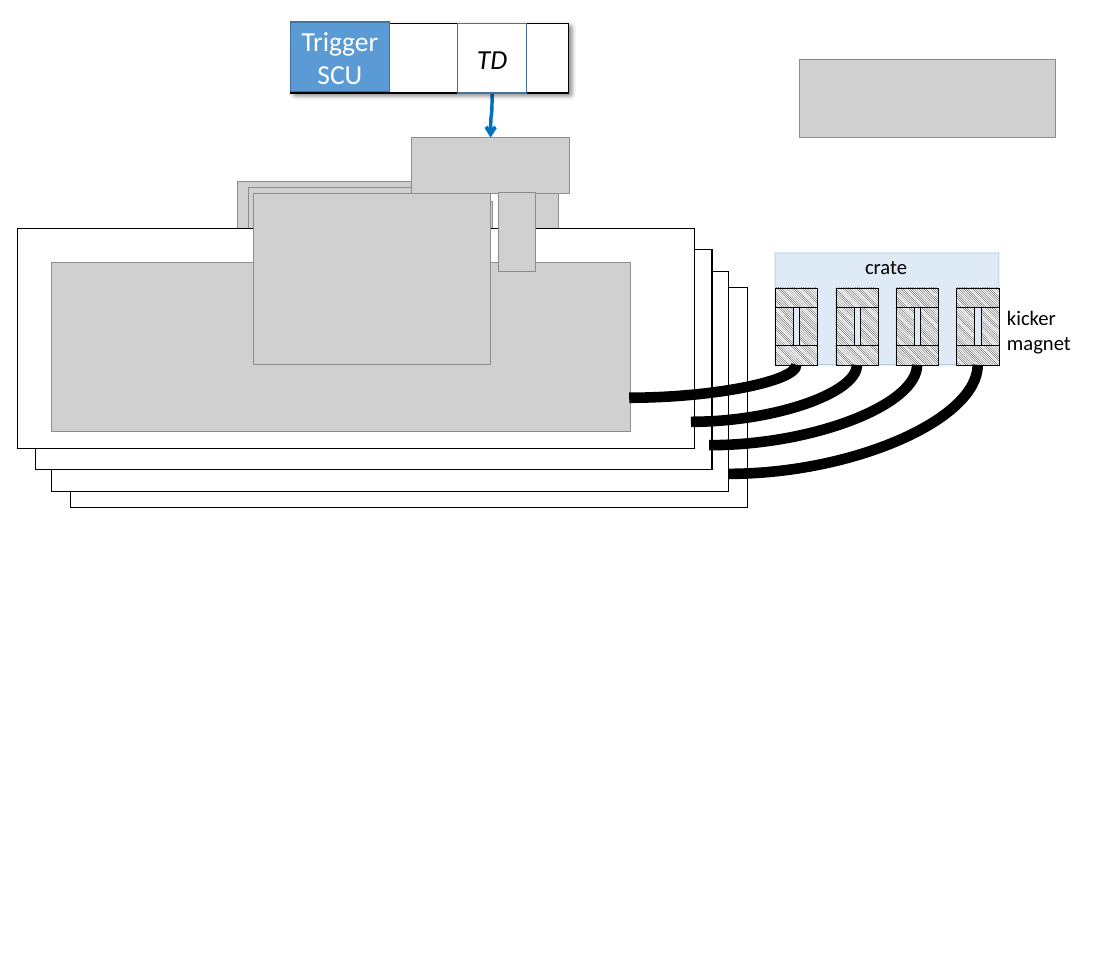
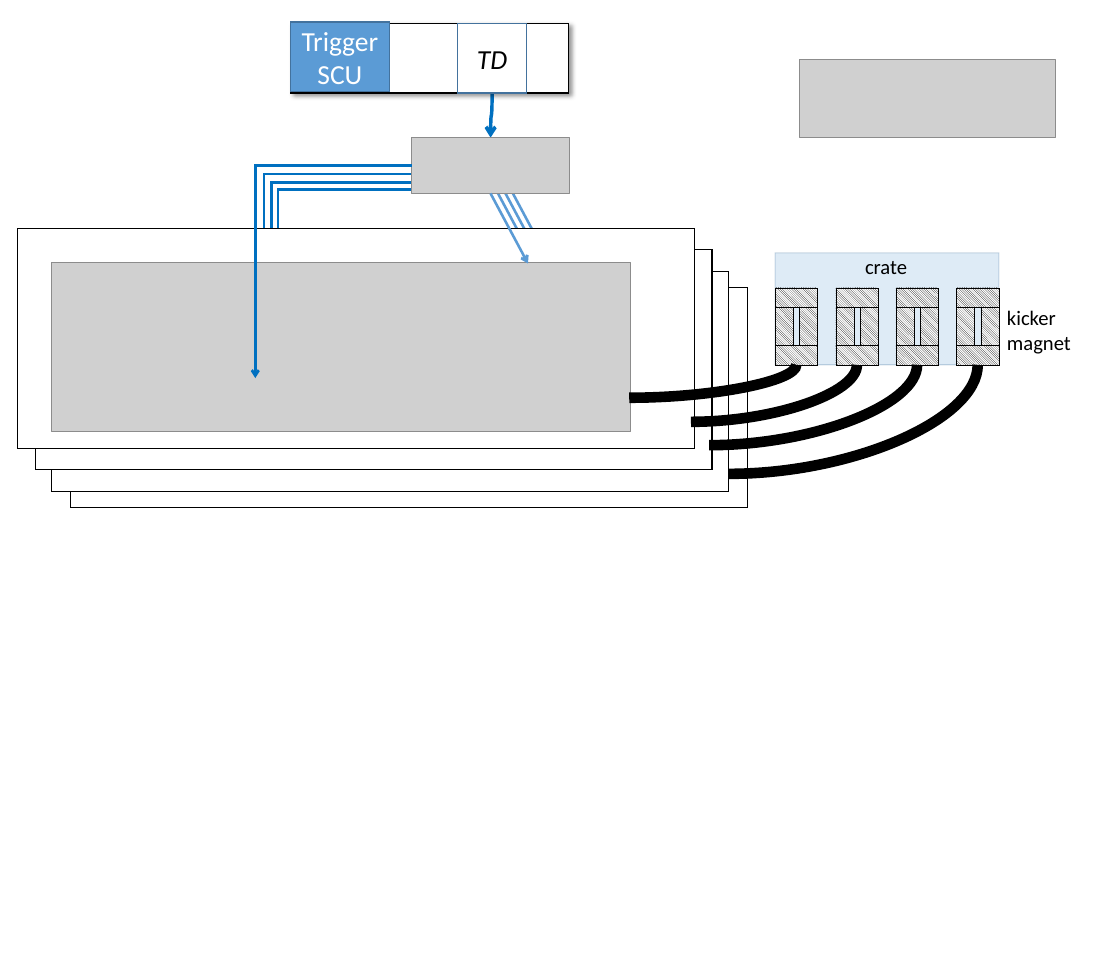
Before and after one commit to baijiaoni/PhD-thesis, a slide deck: slide 3 of images/kicker.pptx. Drawn at 1120x976 pixels with LibreOffice and Linux fonts; fonts in the diff are those of the drawing; grey boxes stand for pictures. Boxes give left, top, right and bottom in pixels: in the first picture for what was removed or moved away, otherwise in the second. Text is boxed around its words. In the diff, an @@ line names an element or a change of style, - is before the commit and + after.

```diff
--- a/images/kicker.pptx
+++ b/images/kicker.pptx
@@ elbow arrow added from (412, 166) to (256, 378), #0070C0 2.25 pt @@
@@ elbow arrow added from (421, 174) to (264, 386), #0070C0 2.25 pt @@
@@ picture removed at (x1=238, y1=181, x2=475, y2=353) @@
@@ picture removed at (x1=249, y1=187, x2=487, y2=359) @@
@@ picture removed at (x1=253, y1=193, x2=491, y2=365) @@
@@ picture removed at (x1=255, y1=201, x2=492, y2=373) @@
@@ elbow arrow added from (428, 183) to (271, 395), #0070C0 2.25 pt @@
@@ elbow arrow added from (435, 190) to (278, 402), #0070C0 2.25 pt @@
@@ arrow added from (491, 194) to (528, 263), #5B9BD5 2.25 pt @@
@@ arrow added from (497, 192) to (535, 262), #5B9BD5 2.25 pt @@
@@ picture removed at (x1=498, y1=192, x2=534, y2=271) @@
@@ picture removed at (x1=505, y1=191, x2=541, y2=266) @@
@@ arrow added from (505, 191) to (542, 261), #5B9BD5 2.25 pt @@
@@ picture removed at (x1=511, y1=192, x2=548, y2=253) @@
@@ arrow added from (512, 192) to (550, 262), #5B9BD5 2.25 pt @@
@@ picture removed at (x1=518, y1=186, x2=558, y2=253) @@
```
Also in this commit, not shown: 36 other files.
